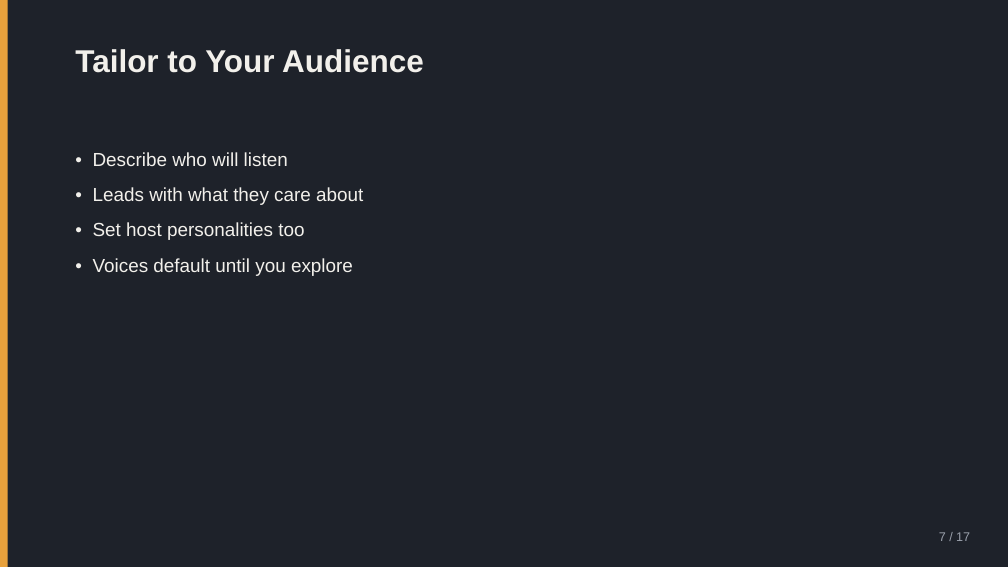
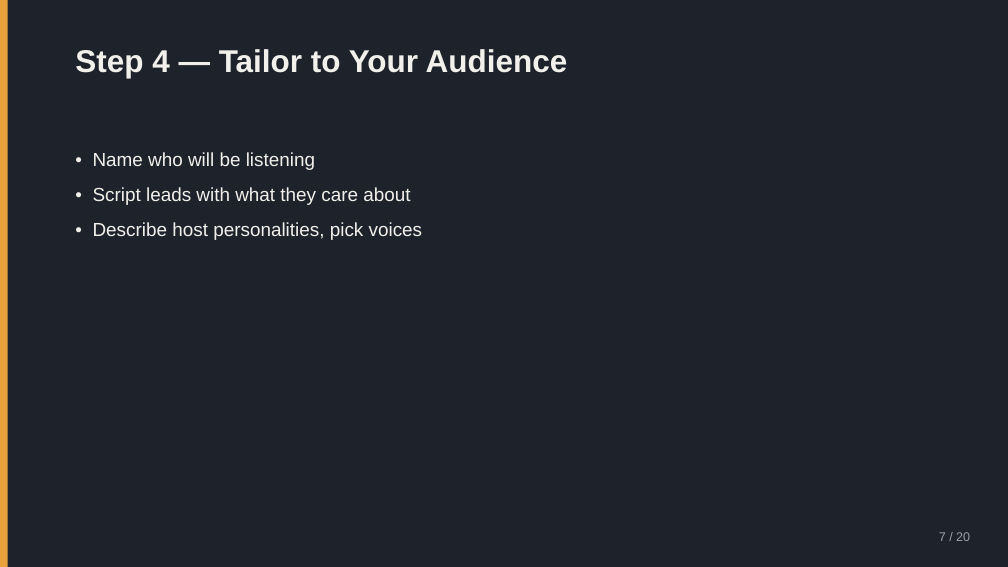
Before and after one commit to nikolaidk/voice, a slide deck: slide 7 of docs/user-guide.pptx. Drawn at 1008x567 pixels with LibreOffice and Linux fonts; fonts in the diff are those of the drawing. Boxes give left, top, right and bottom in pixels: in the first picture for what was removed or moved away, otherwise in the second. Text is boxed around its words. In the diff, an @@ line names an element or a change of style, - is before the commit and + after.

```diff
--- a/docs/user-guide.pptx
+++ b/docs/user-guide.pptx
@@ text at (x1=75, y1=49, x2=568, y2=78): text changed @@
-Tailor to Your Audience
+Step 4 — Tailor to Your Audience
@@ text at (x1=93, y1=152, x2=423, y2=240): text changed @@
-• Describe who will listen
-• Leads with what they care about
-• Set host personalities too
-• Voices default until you explore
+• Name who will be listening
+• Script leads with what they care about
+• Describe host personalities, pick voices
@@ text at (x1=939, y1=532, x2=970, y2=541): text changed @@
-7 / 17
+7 / 20
```
Also in this commit, not shown: 11 other slides changed, 8 slides added, 5 slides removed, 3 other files.
